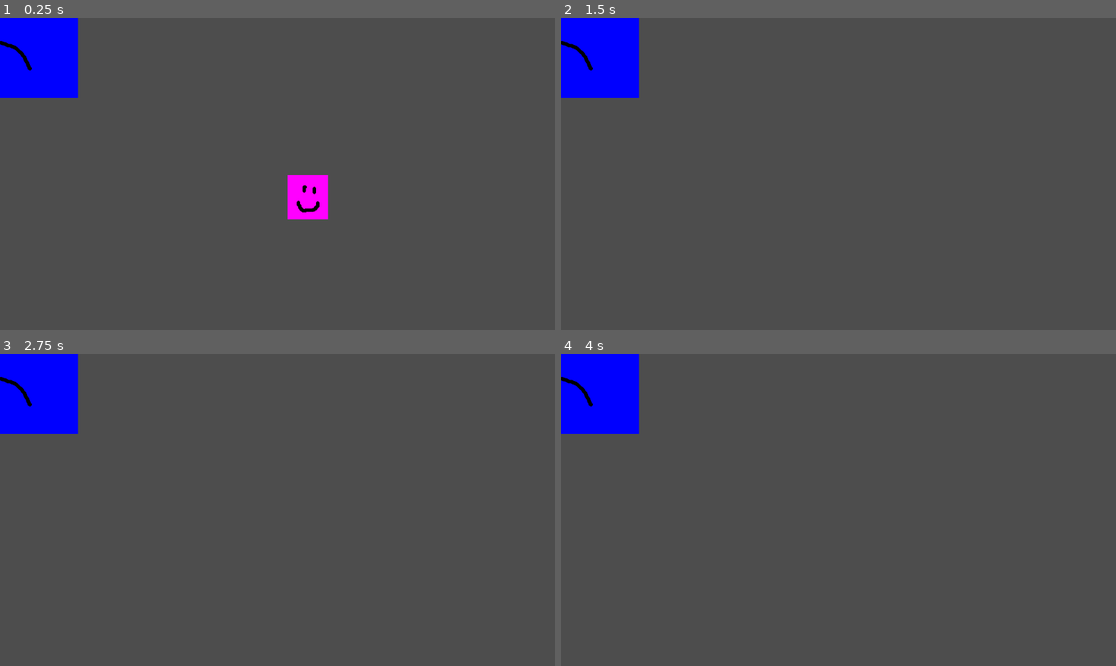
Above: before the commit, frames 1-4 (two rows, left to right).
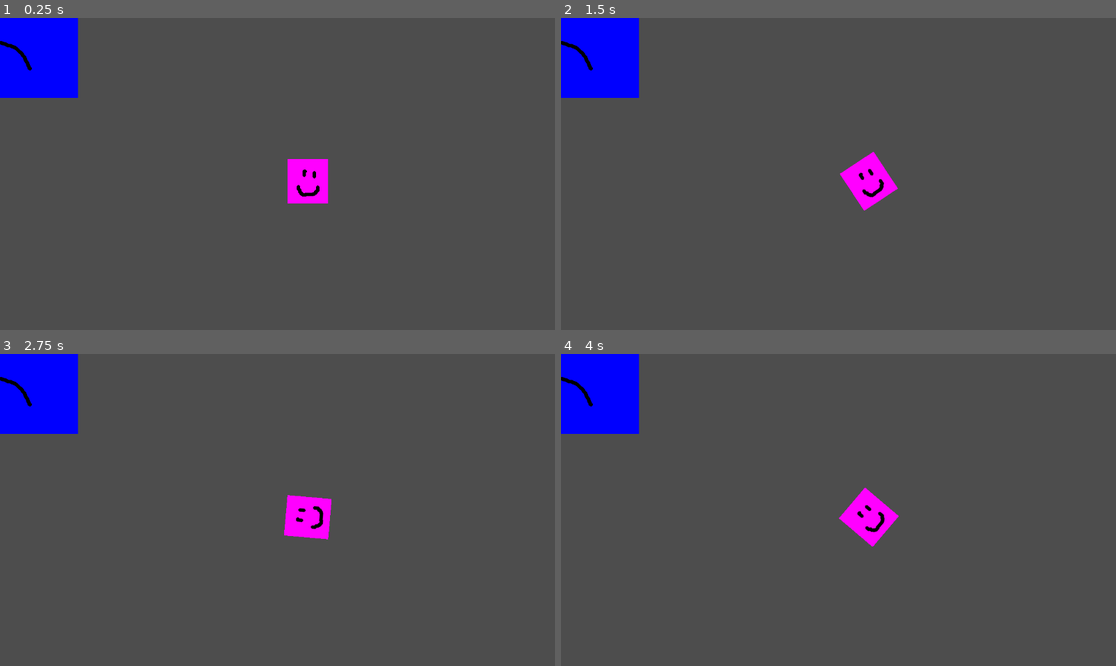
Above: after the commit, the same moments.

Repository: bytedev-code/the-sad-unicorn
Game: Godot game, scene res://game.tscn
The game is run twice, just before and just after one commit, with the same random seed, the same clock (stepped at 60 frames per second) and the same inputs.
Inputs:
- Up to frame 1 (0.25 s): no input
- Up to frame 2 (1.5 s): tap Enter (ui_accept) at 0.5, 0.6, 0.77, 1.07, 1.35 s; hold Right (ui_right) from 0.53 s (still down)
- Up to frame 3 (2.75 s): tap Enter (ui_accept) at 1.52, 1.82, 2.1 s; release Right (ui_right) at 2.03 s; hold Left (ui_left) from 2.03 s (still down)
- Up to frame 4 (4 s): release Left (ui_left) at 2.78 s; hold Right (ui_right) from 2.78 s (still down); tap Enter (ui_accept) at 2.85, 3.02, 3.32, 3.6, 3.77 s

The runs differ from the first frame. In frame 1, 0.9% of the frame differs, in the area x 51-60%, y 45-65%; in frame 2, 1.1%; in frame 3, 1.1%; in frame 4, 1.1%, in the area x 50-61%, y 42-62%.

Commit message:
implement simple player movement

Diff:
--- a/player.gd
+++ b/player.gd
@@ -1,28 +1,18 @@
 extends CharacterBody2D
 
-
 const SPEED = 300.0
-const JUMP_VELOCITY = -400.0
-
-# Get the gravity from the project settings to be synced with RigidBody nodes.
-var gravity = ProjectSettings.get_setting("physics/2d/default_gravity")
-
 
 func _physics_process(delta):
-	# Add the gravity.
-	if not is_on_floor():
-		velocity.y += gravity * delta
 
-	# Handle jump.
-	if Input.is_action_just_pressed("ui_accept") and is_on_floor():
-		velocity.y = JUMP_VELOCITY
+	velocity *= 0.99
 
-	# Get the input direction and handle the movement/deceleration.
-	# As good practice, you should replace UI actions with custom gameplay actions.
-	var direction = Input.get_axis("ui_left", "ui_right")
-	if direction:
-		velocity.x = direction * SPEED
-	else:
-		velocity.x = move_toward(velocity.x, 0, SPEED)
+	var dir = -Vector2(0, 1).rotated(get_transform().get_rotation())
+
+	if Input.is_action_pressed("player_forward"):
+		velocity = dir * SPEED
+	if Input.is_action_pressed("player_rotate_left"):
+		rotate(-0.1)
+	if Input.is_action_pressed("player_rotate_right"):
+		rotate(0.1)
 
 	move_and_slide()
--- a/player.tscn
+++ b/player.tscn
@@ -7,6 +7,7 @@
 size = Vector2(82, 92)
 
 [node name="player" type="CharacterBody2D"]
+motion_mode = 1
 script = ExtResource("1_ulpd7")
 
 [node name="CollisionShape2D" type="CollisionShape2D" parent="."]
--- a/project.godot
+++ b/project.godot
@@ -15,8 +15,35 @@
 config/features=PackedStringArray("4.2", "Mobile")
 config/icon="res://icon.svg"
 
+[input]
+
+player_forward={
+"deadzone": 0.5,
+"events": [Object(InputEventKey,"resource_local_to_scene":false,"resource_name":"","device":-1,"window_id":0,"alt_pressed":false,"shift_pressed":false,"ctrl_pressed":false,"meta_pressed":false,"pressed":false,"keycode":0,"physical_keycode":87,"key_label":0,"unicode":119,"echo":false,"script":null)
+, Object(InputEventKey,"resource_local_to_scene":false,"resource_name":"","device":-1,"window_id":0,"alt_pressed":false,"shift_pressed":false,"ctrl_pressed":false,"meta_pressed":false,"pressed":false,"keycode":0,"physical_keycode":4194320,"key_label":0,"unicode":0,"echo":false,"script":null)
+]
+}
+player_rotate_left={
+"deadzone": 0.5,
+"events": [Object(InputEventKey,"resource_local_to_scene":false,"resource_name":"","device":-1,"window_id":0,"alt_pressed":false,"shift_pressed":false,"ctrl_pressed":false,"meta_pressed":false,"pressed":false,"keycode":0,"physical_keycode":65,"key_label":0,"unicode":97,"echo":false,"script":null)
+, Object(InputEventKey,"resource_local_to_scene":false,"resource_name":"","device":-1,"window_id":0,"alt_pressed":false,"shift_pressed":false,"ctrl_pressed":false,"meta_pressed":false,"pressed":false,"keycode":0,"physical_keycode":4194319,"key_label":0,"unicode":0,"echo":false,"script":null)
+]
+}
+player_rotate_right={
+"deadzone": 0.5,
+"events": [Object(InputEventKey,"resource_local_to_scene":false,"resource_name":"","device":-1,"window_id":0,"alt_pressed":false,"shift_pressed":false,"ctrl_pressed":false,"meta_pressed":false,"pressed":false,"keycode":0,"physical_keycode":68,"key_label":0,"unicode":100,"echo":false,"script":null)
+, Object(InputEventKey,"resource_local_to_scene":false,"resource_name":"","device":-1,"window_id":0,"alt_pressed":false,"shift_pressed":false,"ctrl_pressed":false,"meta_pressed":false,"pressed":false,"keycode":0,"physical_keycode":4194321,"key_label":0,"unicode":0,"echo":false,"script":null)
+]
+}
+player_shoot={
+"deadzone": 0.5,
+"events": [Object(InputEventKey,"resource_local_to_scene":false,"resource_name":"","device":-1,"window_id":0,"alt_pressed":false,"shift_pressed":false,"ctrl_pressed":false,"meta_pressed":false,"pressed":false,"keycode":0,"physical_keycode":32,"key_label":0,"unicode":32,"echo":false,"script":null)
+]
+}
+
 [physics]
 
+2d/default_gravity=0.0
 2d/default_gravity_vector=Vector2(0, 0)
 
 [rendering]
